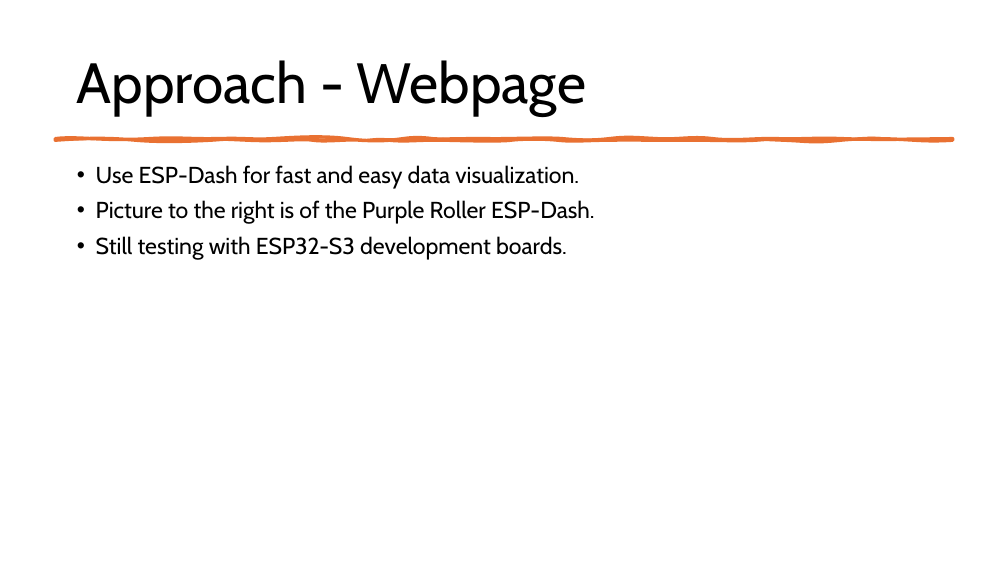
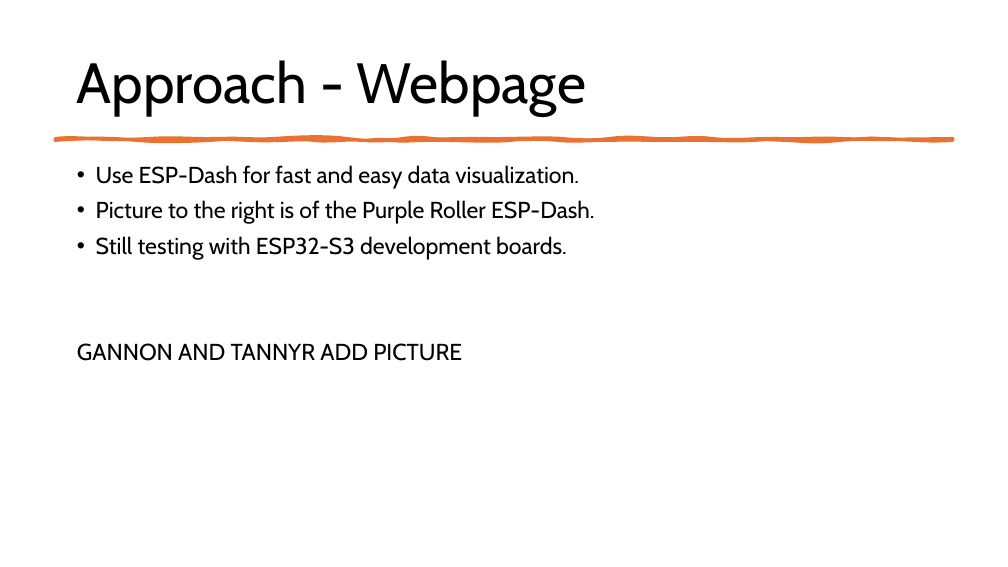
Before and after one commit to Tannyr-Singleterry/ECE590_SeniorDesign, a slide deck: slide 12 of Documents/FInal Presentation/Final_Presentation.pptx. Drawn at 1008x567 pixels with LibreOffice and Linux fonts; fonts in the diff are those of the drawing. Boxes give left, top, right and bottom in pixels: in the first picture for what was removed or moved away, otherwise in the second. Text is boxed around its words. In the diff, an @@ line names an element or a change of style, - is before the commit and + after.

```diff
--- a/Documents/FInal Presentation/Final_Presentation.pptx
+++ b/Documents/FInal Presentation/Final_Presentation.pptx
@@ text at <box>77,343,462,361</box>: paragraph added @@
+GANNON AND TANNYR ADD PICTURE
```
Also in this commit, not shown: 6 other slides changed, 1 other file.
